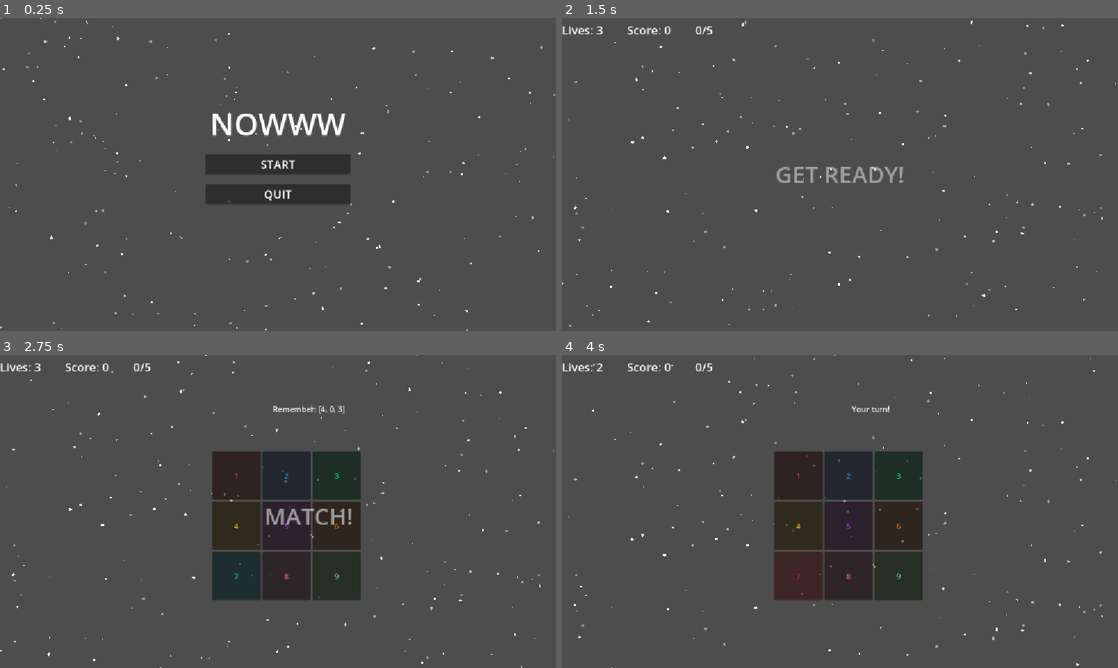
Above: before the commit, frames 1-4 (two rows, left to right).
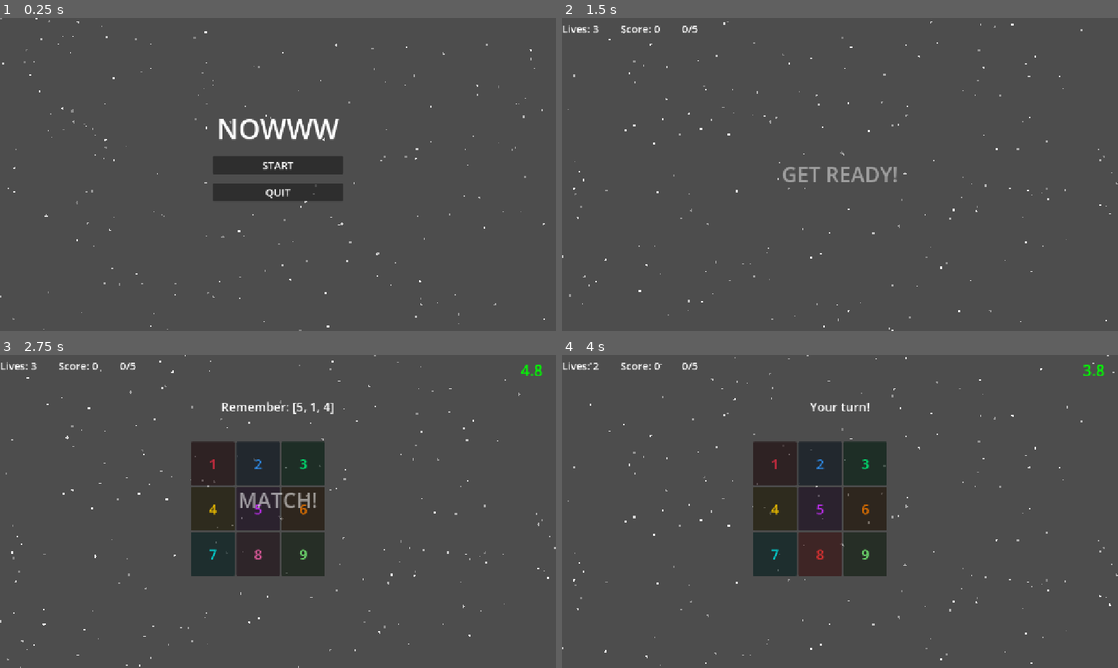
Above: after the commit, the same moments.

Repository: kaorii-ako/NOWWW
Game: Godot game, scene res://scenes/start_menu.tscn
Same seed, same stepped clock (60 frames per second), same inputs: the game is played once before the commit and once after it.
Inputs (mouse positions are in pixels of both pictures, inside the frame that each line leads up to):
- Up to frame 1 (0.25 s): no input
- Up to frame 2 (1.5 s): click "START" at 0.5 s; tap Enter at 1.25 s; move the mouse to (962, 158) at 1.27 s; hold Right (ui_right) from 1.28 s (still down); tap Space at 1.35 s; click (962, 158) at 1.42 s
- Up to frame 3 (2.75 s): tap Space at 1.52, 1.82, 2.1, 2.27, 2.57 s; move the mouse to (166, 527) at 2.02 s; release Right (ui_right) at 2.03 s; hold Left (ui_left) from 2.03 s (still down)
- Up to frame 4 (4 s): move the mouse to (895, 442) at 2.77 s; release Left (ui_left) at 2.78 s; hold Right (ui_right) from 2.78 s (still down); tap Space at 2.85, 3.6, 3.77 s; move the mouse to (812, 574) at 3.52 s; click (812, 574) at 3.67 s

The runs differ from the first frame. In frame 1, 2.7% of the frame differs, in the area x 0-100%, y 0-100%; in frame 2, 1.5%; in frame 3, 9.7%; in frame 4, 9.4%.

Commit message:
Fix hitbox, set window size, improve visibility
- Fixed DODGE hitbox: use player.size instead of broken offset math
- Set game window to 1280x720 to match coordinate system
- Fixed winner scene text color (yellow title, white score)
- Added font size to MATCH grid buttons
- Added styling to MATCH pattern display label

Diff:
--- a/project.godot
+++ b/project.godot
@@ -21,6 +21,8 @@
 
 [display]
 
+window/size/viewport_width=1280
+window/size/viewport_height=720
 window/stretch/mode="canvas_items"
 window/stretch/aspect="expand"
 
--- a/scenes/minigames/match_the_pattern.tscn
+++ b/scenes/minigames/match_the_pattern.tscn
@@ -12,6 +12,8 @@
 offset_top = 100.0
 offset_right = 840.0
 offset_bottom = 150.0
+theme_override_colors/font_color = Color(1, 1, 1, 1)
+theme_override_font_sizes/font_size = 28
 text = "Remember the pattern!"
 horizontal_alignment = 1
 
--- a/scenes/winner.tscn
+++ b/scenes/winner.tscn
@@ -33,7 +33,7 @@
 offset_top = -120.0
 offset_right = 200.0
 offset_bottom = -60.0
-theme_override_colors/font_color = Color(0, 0, 0, 1)
+theme_override_colors/font_color = Color(1, 1, 0, 1)
 theme_override_font_sizes/font_size = 72
 text = "YOU WIN!"
 horizontal_alignment = 1
@@ -49,7 +49,7 @@
 offset_top = 0.0
 offset_right = 150.0
 offset_bottom = 60.0
-theme_override_colors/font_color = Color(0, 0, 0, 1)
+theme_override_colors/font_color = Color(1, 1, 1, 1)
 theme_override_font_sizes/font_size = 36
 text = "SCORE: 0"
 horizontal_alignment = 1
--- a/scripts/level.gd
+++ b/scripts/level.gd
@@ -3,6 +3,7 @@
 var current_minigame_instance: MinigameBase = null
 var transition_timer: float = 0.0
 var in_transition: bool = false
+var is_loading: bool = false
 
 const TRANSITION_DELAY: float = 2.0
 
@@ -29,6 +30,10 @@
 			_load_next_minigame()
 
 func _load_next_minigame():
+	if is_loading:
+		return
+	is_loading = true
+
 	if current_minigame_instance:
 		current_minigame_instance.queue_free()
 		current_minigame_instance = null
@@ -37,12 +42,16 @@
 
 	await get_tree().create_timer(1.0).timeout
 
+	if not is_inside_tree():
+		return
+
 	var path = Global.get_next_minigame_path()
 	var scene = load(path) as PackedScene
 	current_minigame_instance = scene.instantiate() as MinigameBase
 	current_minigame_instance.won.connect(_on_minigame_won_internal)
 	current_minigame_instance.lost.connect(_on_minigame_lost_internal)
 	add_child(current_minigame_instance)
+	is_loading = false
 
 func _on_minigame_won_internal():
 	Global.win_minigame()
--- a/scripts/minigames/dodge_the_blocks.gd
+++ b/scripts/minigames/dodge_the_blocks.gd
@@ -59,6 +59,6 @@
 			lose()
 
 func _check_collision(block: ColorRect) -> bool:
-	var player_rect = Rect2(player.position - Vector2(25, 25), Vector2(50, 50))
+	var player_rect = Rect2(player.position, player.size)
 	var block_rect = Rect2(block.position, block.size)
 	return player_rect.intersects(block_rect)
--- a/scripts/minigames/match_the_pattern.gd
+++ b/scripts/minigames/match_the_pattern.gd
@@ -32,6 +32,7 @@
 		var button = Button.new()
 		button.custom_minimum_size = Vector2(100, 100)
 		button.text = str(i + 1)
+		button.add_theme_font_size_override("font_size", 32)
 		button.modulate = colors[i]
 		button.pressed.connect(_on_tile_pressed.bind(i))
 		grid.add_child(button)
@@ -45,9 +46,13 @@
 			pattern.append(num)
 
 func _show_pattern():
-	pattern_display.text = "Remember: " + str(pattern)
+	var display_numbers = []
+	for idx in pattern:
+		display_numbers.append(idx + 1)
+	pattern_display.text = "Remember: " + str(display_numbers)
 	await get_tree().create_timer(2.0).timeout
-	pattern_display.text = "Your turn!"
+	if is_active:
+		pattern_display.text = "Your turn!"
 
 func _on_tile_pressed(tile_index: int):
 	if not is_active:
--- a/scripts/minigames/stop_on_green.gd
+++ b/scripts/minigames/stop_on_green.gd
@@ -13,18 +13,21 @@
 	time_limit = 4.0
 	instruction_text = "STOP!"
 	green_zone_start = randf_range(100, 1080)
-	green_zone.position.x = green_zone_start
-	indicator.position.x = 0
+	green_zone.offset_left = green_zone_start
+	green_zone.offset_right = green_zone_start + green_zone_width
+	indicator.offset_left = 0
+	indicator.offset_right = 25
 
 func _process(delta):
 	super._process(delta)
 	if not is_active:
 		return
 
-	indicator.position.x += indicator_speed * indicator_direction * delta
-	if indicator.position.x >= 1280:
+	indicator.offset_left += indicator_speed * indicator_direction * delta
+	indicator.offset_right += indicator_speed * indicator_direction * delta
+	if indicator.offset_right >= 1280:
 		indicator_direction = -1
-	elif indicator.position.x <= 0:
+	elif indicator.offset_left <= 0:
 		indicator_direction = 1
 
 func _input(event):
@@ -32,7 +35,7 @@
 		return
 
 	if event is InputEventKey and event.pressed and event.keycode == KEY_SPACE:
-		var indicator_x = indicator.position.x
+		var indicator_x = indicator.offset_left
 		if indicator_x >= green_zone_start and indicator_x <= green_zone_start + green_zone_width:
 			win()
 		else:
